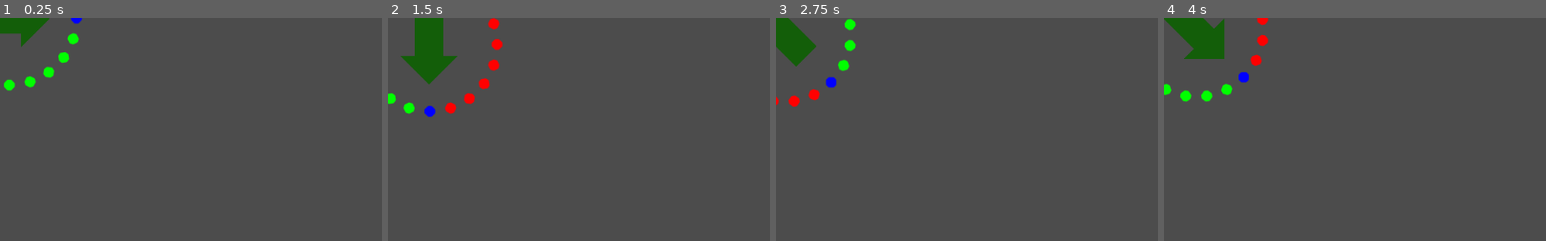
Above: before the commit, frames 1-4 (left to right).
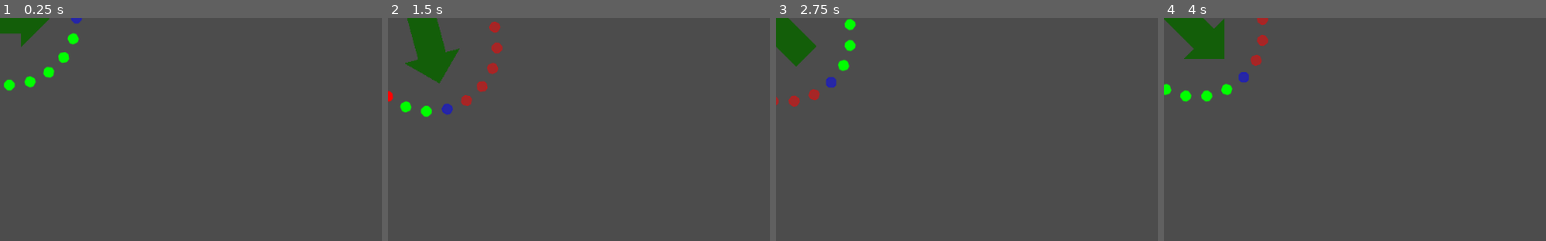
Above: after the commit, the same moments.

Repository: drunnells/buttonCommand
Game: Godot game, scene res://main.tscn
Two runs of this game, one before a commit and one after it. Both use one fixed random seed, a clock stepped at 60 frames per second and the inputs below.
Inputs:
- Up to frame 1 (0.25 s): no input
- Up to frame 2 (1.5 s): hold Space 0.53-1.28 s; tap Space at 1.35 s
- Up to frame 3 (2.75 s): tap Space at 1.52, 1.82 s; hold Space from 2.03 s (still down)
- Up to frame 4 (4 s): release Space at 2.78 s; tap Space at 2.85, 3.02, 3.32 s; hold Space from 3.53 s (still down)
The pictures show only the part of the screen within x 0-50%, y 0-50%; the shares and areas given below are measured in that part.

The runs differ from the first frame. In frame 1, less than 0.1% of the frame differs, in the area x 18-22%, y 0-3%; in frame 2, 2.0%, in the area x 0-30%, y 0-45%; in frame 3, 0.4%; in frame 4, 0.4%.

Commit message:
Smooth player rotations

Diff:
--- a/controlDots.gd
+++ b/controlDots.gd
@@ -7,9 +7,9 @@
 var dotAction = "off"
 var controlDotDict = {}
 var controlDotActionColors = {
-	"off": Color8(0,0,255),
-	"moveLeft": Color8(255,0,0),
-	"moveRight": Color8(0,255,0),
+	"off": Color8(0,0,255,128),
+	"moveLeft": Color8(255,0,0,128),
+	"moveRight": Color8(0,255,0,255),
 }
 
 # Called when the node enters the scene tree for the first time.
--- a/main.gd
+++ b/main.gd
@@ -1,7 +1,6 @@
 extends Node2D
 
 var dotsTimer = Timer.new()
-var playerDirectionDeg = 0
 var controlDotsNode
 var playerNode
 var lastPlayerAction = "off"
@@ -18,10 +17,6 @@
 	dotsTimer.set_wait_time(timerSecs)
 	dotsTimer.set_one_shot(false) # Make sure it loops
 	dotsTimer.start()
-
-func setPlayerDirection(inDeg):
-	playerDirectionDeg = inDeg
-	playerNode.setMoveDeg(playerDirectionDeg)
 
 func getDotOn():
 	return controlDotsNode.dotOn
@@ -43,14 +38,13 @@
 func setPlayerAction(inAction):
 	match inAction:
 		"moveLeft":
-			setPlayerDirection(playerDirectionDeg - 45)
+			playerNode.setMoveDeg(-45)
 		"moveRight":
-			setPlayerDirection(playerDirectionDeg + 45)
+			playerNode.setMoveDeg(45)
 		"off":
 			pass
 		_:
 			pass
 
-# Called every frame. 'delta' is the elapsed time since the previous frame.
 func _process(delta):
 	pass
--- a/player.gd
+++ b/player.gd
@@ -2,15 +2,47 @@
 
 var speed = 50  # Speed of the sprite
 var moveToDeg = 0
+var rotationSpeed = 500
+var tween = Tween.new()
+
+func _ready():
+	add_child(tween)
 
 func setMoveDeg(inDeg):
-	moveToDeg = inDeg
-	set_rotation_degrees(inDeg)
+  var newDeg = moveToDeg + inDeg
+  # Normalize the new target degree
+  newDeg = fmod(newDeg, 360)
+  if newDeg < 0:
+	  newDeg += 360
+  moveToDeg = newDeg
+  print("ROTATE TO: " + str(moveToDeg))
 
-func move_forward(degrees):
+  var current_rotation_degrees = rad2deg(rotation)
+  var target_rotation_degrees = moveToDeg
+
+  # Normalize current rotation to 0-360 range
+  current_rotation_degrees = fmod(current_rotation_degrees, 360)
+  if current_rotation_degrees < 0:
+	  current_rotation_degrees += 360
+
+  # Calculate shortest rotation path
+  var delta = target_rotation_degrees - current_rotation_degrees
+  if delta > 180:
+	  delta -= 360
+  elif delta < -180:
+	  delta += 360
+
+  var shortest_target_rotation_degrees = current_rotation_degrees + delta
+
+  # Interpolate using the shortest path
+  tween.stop_all()
+  tween.interpolate_property(self, "rotation", deg2rad(current_rotation_degrees), deg2rad(shortest_target_rotation_degrees), 0.2, Tween.TRANS_LINEAR, Tween.EASE_IN_OUT)
+  tween.start()
+
+func moveForward(degrees):
 	var radians = deg2rad(degrees)  # Convert degrees to radians
 	var direction = Vector2(1, 0).rotated(radians)  # Get direction vector
 	move_and_slide(direction * speed)  # Move the sprite
 
 func _process(delta):
-	move_forward(moveToDeg)
+	moveForward(moveToDeg)
